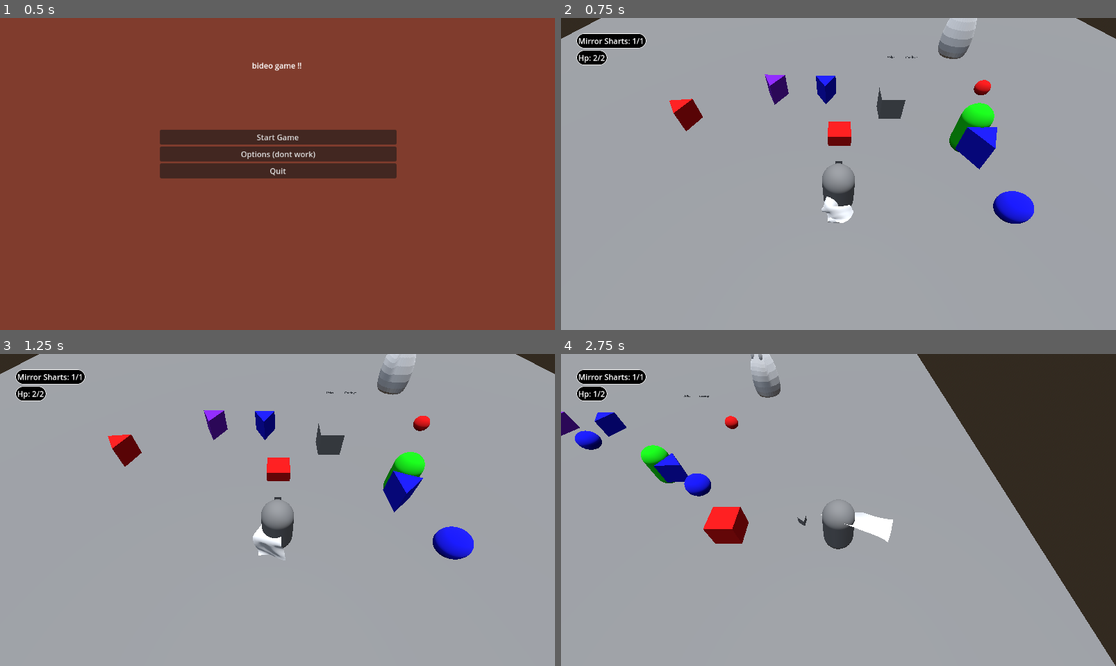
Above: before the commit, frames 1-4 (two rows, left to right).
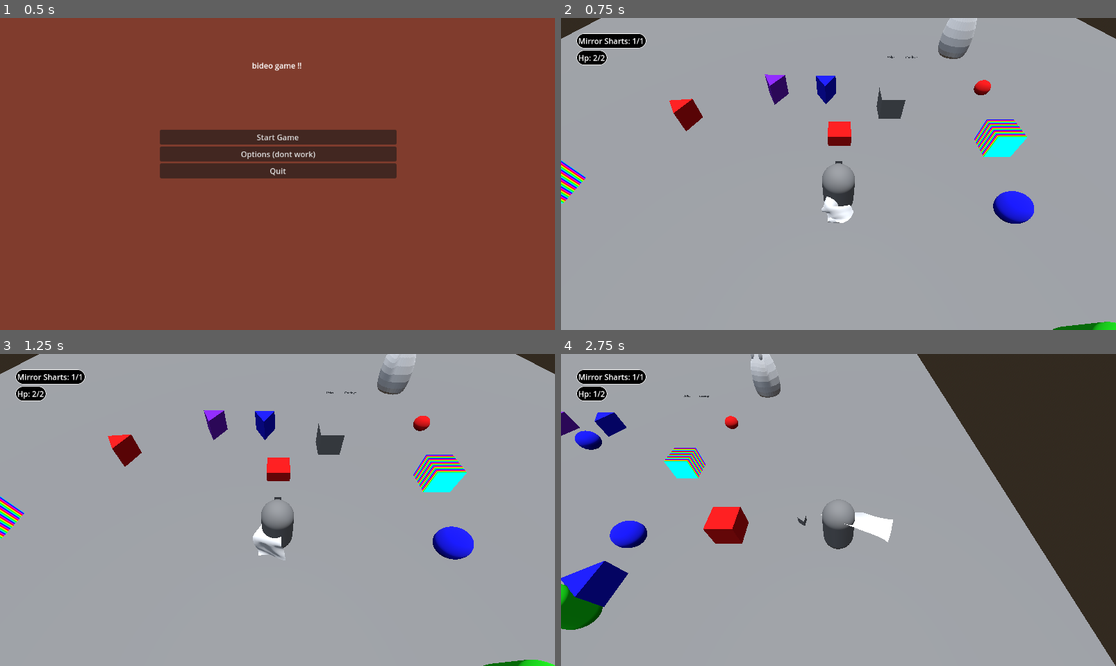
Above: after the commit, the same moments.

Repository: Puppyguarb/MetroidVaniaProjekt
Game: Godot game, scene res://mainmenu.tscn
The game is run twice, just before and just after one commit, with the same random seed, the same clock (stepped at 60 frames per second) and the same inputs.
Inputs (mouse positions are in pixels of both pictures, inside the frame that each line leads up to):
- Up to frame 1 (0.5 s): no input
- Up to frame 2 (0.75 s): click "Start Game" at 0.5 s
- Up to frame 3 (1.25 s): no input
- Up to frame 4 (2.75 s): tap Enter (ui_accept) at 1.25, 1.52, 2.27 s; move the mouse to (960, 494) at 1.27 s; hold D (ui_right) 1.28-2.03 s; hold Shift (Dodge) 1.28-2.03 s; move the mouse to (727, 525) at 2.02 s; hold S (ui_down) from 2.03 s (still down); tap E (Interact) at 2.1 s

Frame 1 is identical in both runs. In frame 2, 2.3% of the frame differs, in the area x 0-100%, y 27-100%; in frame 3, 2.2%; in frame 4, 3.4%, in the area x 0-28%, y 29-89%.

Commit message:
Added SOME Checkpoint Logic

Diff:
--- a/Actors/Test_character.tscn
+++ b/Actors/Test_character.tscn
@@ -1,10 +1,11 @@
-[gd_scene load_steps=18 format=3 uid="uid://xqgm4im8qfv1"]
+[gd_scene load_steps=19 format=3 uid="uid://xqgm4im8qfv1"]
 
 [ext_resource type="Script" path="res://character_body_3d.gd" id="1_j40xc"]
 [ext_resource type="Script" path="res://camera_3d.gd" id="2_kj52q"]
 [ext_resource type="PackedScene" uid="uid://ycpmpctelptn" path="res://3DModels/CrappyShield.fbx" id="3_euiyl"]
 [ext_resource type="Material" uid="uid://cg81h1albtdku" path="res://Materials/Green.tres" id="3_yf06v"]
 [ext_resource type="Material" uid="uid://flq8j3d0aw7h" path="res://Materials/Red.tres" id="4_8y12a"]
+[ext_resource type="Script" path="res://Actors/checkpoint_manager.gd" id="7_5xppq"]
 [ext_resource type="Texture2D" uid="uid://d054pjvsssua1" path="res://how did you die to that.png" id="8_aagl6"]
 
 [sub_resource type="BoxShape3D" id="BoxShape3D_et0lu"]
@@ -178,6 +179,9 @@
 texture = ExtResource("8_aagl6")
 stretch_mode = 3
 
+[node name="Checkpoint Manager" type="Node" parent="."]
+script = ExtResource("7_5xppq")
+
 [connection signal="body_entered" from="ParryBox" to="." method="_on_parry_box_body_entered"]
 [connection signal="body_exited" from="ParryBox" to="." method="_on_parry_box_body_exited"]
 [connection signal="body_entered" from="Area3D" to="." method="_on_area_3d_body_entered"]
--- /dev/null
+++ b/Actors/checkpoint_manager.gd
@@ -0,0 +1,21 @@
+extends Node
+class_name CheckPointManager
+var checkpoints = []
+
+func _ready() -> void:
+	Singleton.checkpoint_manager = self
+	checkpoints.insert(0,Vector3(0,0,0))
+
+func add_checkpoint(position):
+	if checkpoints[0] == position:
+		return
+	checkpoints.insert(0,position)
+	checkpoints.remove_at(6)
+	print("CHOITS",checkpoints)
+
+func get_last_checkpoint():
+	if checkpoints.size == 0:
+		return
+
+func spiderman_whyd_you_kill_that_guy():
+	pass
--- a/Mane.tscn
+++ b/Mane.tscn
@@ -13,6 +13,8 @@
 [ext_resource type="PackedScene" uid="uid://dianskwfe8iw3" path="res://3DModels/cursed_larry.fbx" id="11_rfcrp"]
 [ext_resource type="Script" path="res://3DModels/cursed_larry_test.gd" id="12_hr1wu"]
 [ext_resource type="PackedScene" uid="uid://ckcmuj7o76gym" path="res://Terrain/gate.tscn" id="13_yd2u7"]
+[ext_resource type="PackedScene" uid="uid://dm6xd5n0qm6ai" path="res://checkpoint.tscn" id="14_nvwqc"]
+[ext_resource type="Material" uid="uid://60ympgwx2fo3" path="res://Materials/Rainbow.tres" id="15_h8itc"]
 
 [sub_resource type="ProceduralSkyMaterial" id="ProceduralSkyMaterial_x7ln8"]
 
@@ -36,6 +38,9 @@
 
 [sub_resource type="TextMesh" id="TextMesh_dvufp"]
 text = "Goodbye"
+
+[sub_resource type="BoxMesh" id="BoxMesh_621xh"]
+material = ExtResource("15_h8itc")
 
 [node name="Node3D" type="Node3D"]
 
@@ -74,7 +79,7 @@
 transform = Transform3D(1, 0, 0, 0, 1, 0, 0, 0, 1, 7, -0.125438, -6)
 
 [node name="Waltuh" parent="." instance=ExtResource("4_x70ej")]
-transform = Transform3D(1, 0, 0, 0, 1, 0, 0, 0, 1, 4.79625, 0.522212, -2.2955)
+transform = Transform3D(1, 0, 0, 0, 1, 0, 0, 0, 1, 5.05313, 0.297688, 4.09838)
 
 [node name="RigidBody3D" parent="." instance=ExtResource("5_b4ikc")]
 transform = Transform3D(1, 0, 0, 0, 1, 0, 0, 0, 1, 5.39186, -0.292377, 0.549472)
@@ -117,4 +122,16 @@
 [node name="Gate" parent="." instance=ExtResource("13_yd2u7")]
 transform = Transform3D(1, 0, 0, 0, 1, 0, 0, 0, 1, 2.37234, -0.251554, -4.88974)
 
+[node name="Checkpoint" parent="." instance=ExtResource("14_nvwqc")]
+transform = Transform3D(1, 0, 0, 0, 1, 0, 0, 0, 1, 6.04167, 0, -2.25794)
+
+[node name="MeshInstance3D" type="MeshInstance3D" parent="Checkpoint"]
+mesh = SubResource("BoxMesh_621xh")
+
+[node name="Checkpoint2" parent="." instance=ExtResource("14_nvwqc")]
+transform = Transform3D(1, 0, 0, 0, 1, 0, 0, 0, 1, -8.90995, 0.356276, 0)
+
+[node name="MeshInstance3D" type="MeshInstance3D" parent="Checkpoint2"]
+mesh = SubResource("BoxMesh_621xh")
+
 [connection signal="body_entered" from="Node3D/Area3D" to="Node3D" method="_on_area_3d_body_entered"]
--- a/Singleton.gd
+++ b/Singleton.gd
@@ -1,3 +1,4 @@
 extends Node
 var player:Player
 var game_hud : GameHud
+var checkpoint_manager:CheckPointManager
--- /dev/null
+++ b/checkpoint.gd
@@ -0,0 +1,8 @@
+extends Node3D
+
+func _on_area_3d_body_entered(body: Node3D) -> void:
+	if body is Player:
+		#Singleton.recent_checkpoint = global_position
+		#Vector3(self.global_position.x,self.global_position.y,self.global_position.z)
+		#print("CHECKPPOIT",Singleton.recent_checkpoint)
+		Singleton.checkpoint_manager.add_checkpoint(global_position)
--- /dev/null
+++ b/checkpoint.tscn
@@ -0,0 +1,15 @@
+[gd_scene load_steps=3 format=3 uid="uid://dm6xd5n0qm6ai"]
+
+[ext_resource type="Script" path="res://checkpoint.gd" id="1_x2qfr"]
+
+[sub_resource type="BoxShape3D" id="BoxShape3D_t0l8y"]
+
+[node name="Checkpoint" type="Node3D"]
+script = ExtResource("1_x2qfr")
+
+[node name="Area3D" type="Area3D" parent="."]
+
+[node name="CollisionShape3D" type="CollisionShape3D" parent="Area3D"]
+shape = SubResource("BoxShape3D_t0l8y")
+
+[connection signal="body_entered" from="Area3D" to="." method="_on_area_3d_body_entered"]
--- a/spittah_bullet.gd
+++ b/spittah_bullet.gd
@@ -34,11 +34,13 @@
 	set_collision_layer_value(2,true)
 
 func activate_tracking(): #this makes it green when parried
+	if origin == null:
+		return
 	is_tracking = true
 	mesh.material_override = GREEN_MAT
 
 func _physics_process(_delta:float) -> void: #this tracks the bullet back to its creator
-	if !is_tracking:
+	if !is_tracking or origin == null:
 		return
 	if is_perfect:
 		var dir:Vector3 = origin.global_position-global_position
--- a/waltuh.gd
+++ b/waltuh.gd
@@ -21,8 +21,7 @@
 
 func _on_movement_timer_timeout() -> void:
 	#var dir:Vector3 = origin.global_position-global_position
-	#dir=dir.normalized()
 	var dir = Vector2.from_angle(global_rotation.y)
 	dir=dir.normalized()
-	set_linear_velocity(Vector3(dir.x,0,dir.y)*1000)
-	print(linear_velocity)
+	set_linear_velocity(Vector3(dir.x,0,dir.y)*100)
+	#print(linear_velocity)
--- a/waltuh.tscn
+++ b/waltuh.tscn
@@ -23,7 +23,7 @@
 transform = Transform3D(1, 0, 0, 0, 1, 0, 0, 0, 1, 0, 0, 2)
 
 [node name="Rotation Timer" type="Timer" parent="."]
-wait_time = 0.5
+wait_time = 0.75
 autostart = true
 
 [node name="Movement Timer" type="Timer" parent="."]
Not shown: 1 places in Mane.tscn that only renumber resources
